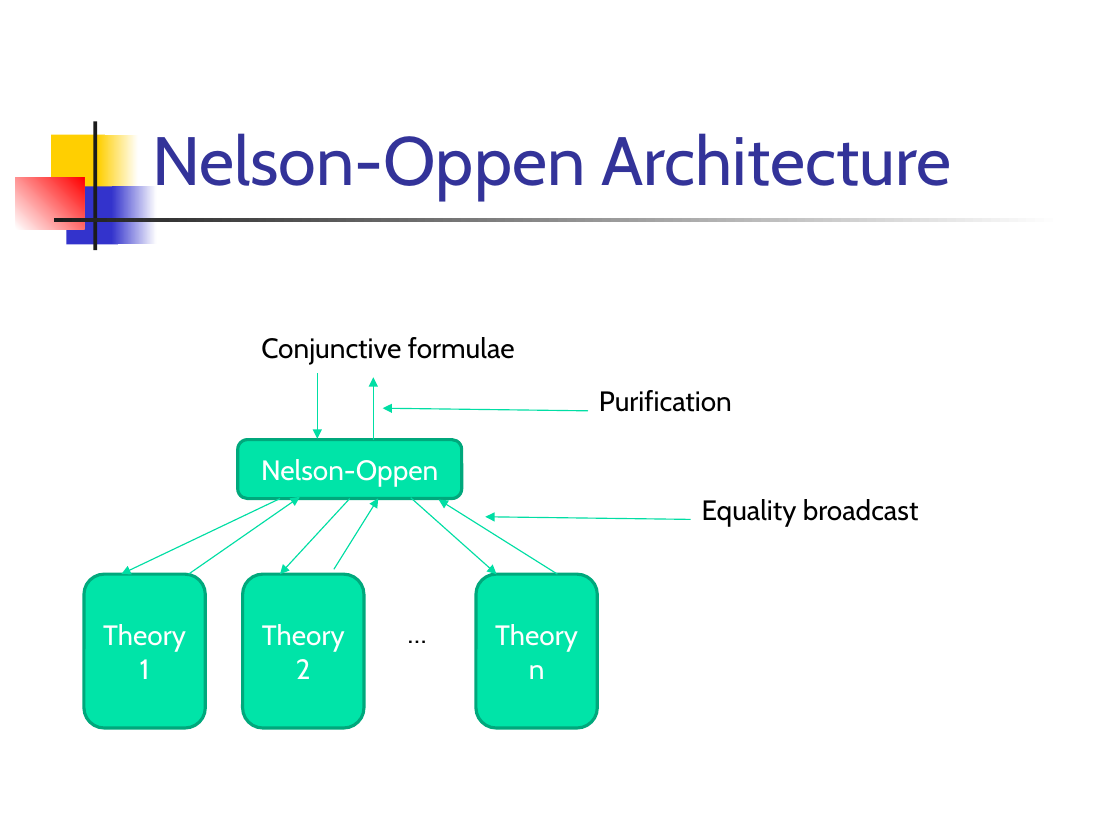
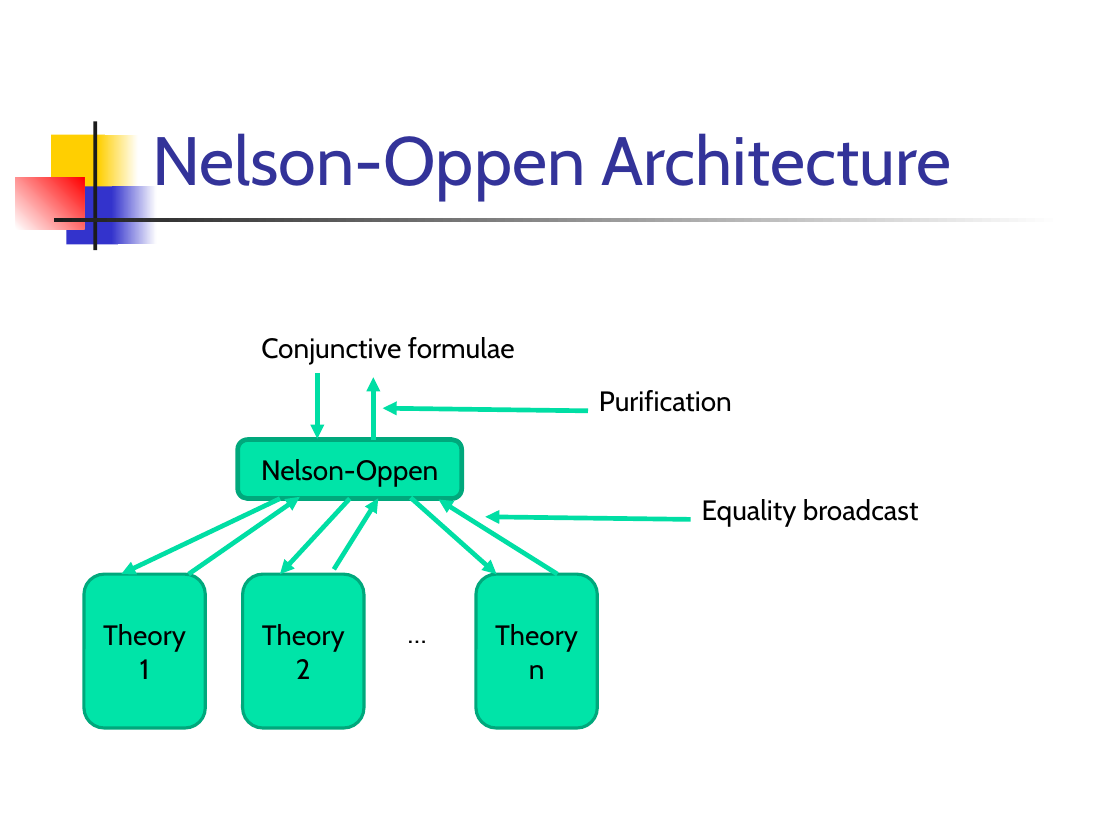
Before and after one commit to csslab-ustc/csslab-ustc.github.io, a slide deck: slide 11 of courses/theory/slides/lec14-nelson.pptx. Drawn at 1120x840 pixels with LibreOffice and Linux fonts; fonts in the diff are those of the drawing. Boxes give left, top, right and bottom in pixels: in the first picture for what was removed or moved away, otherwise in the second. Text is boxed around its words. In the diff, an @@ line names an element or a change of style, - is before the commit and + after.

```diff
--- a/courses/theory/slides/lec14-nelson.pptx
+++ b/courses/theory/slides/lec14-nelson.pptx
@@ arrow (317, 373) - (317, 439): stroke #00DFA4 0.75 pt to #00DFA4 3 pt @@
@@ arrow (373, 440) - (373, 377): stroke #00DFA4 0.75 pt to #00DFA4 3 pt @@
@@ arrow (588, 411) - (383, 408): stroke #00DFA4 0.75 pt to #00DFA4 3 pt @@
@@ rounded rectangle "Nelson-Oppen" at box(237, 440, 461, 500): text colour #FFFFFF to #000000; outline #00A97C 2 pt to #00A97C 3 pt @@
@@ arrow (280, 498) - (121, 575): stroke #00DFA4 0.75 pt to #00DFA4 3 pt @@
@@ arrow (188, 575) - (300, 497): stroke #00DFA4 0.75 pt to #00DFA4 3 pt @@
@@ arrow (349, 498) - (280, 575): stroke #00DFA4 0.75 pt to #00DFA4 3 pt @@
@@ arrow (334, 569) - (379, 498): stroke #00DFA4 0.75 pt to #00DFA4 3 pt @@
@@ arrow (411, 497) - (496, 575): stroke #00DFA4 0.75 pt to #00DFA4 3 pt @@
@@ arrow (558, 575) - (439, 500): stroke #00DFA4 0.75 pt to #00DFA4 3 pt @@
@@ arrow (691, 520) - (485, 516): stroke #00DFA4 0.75 pt to #00DFA4 3 pt @@
@@ text colour #FFFFFF to #000000 in 3 elements at box(84, 575, 205, 728), box(243, 575, 364, 728), box(476, 575, 597, 728) @@
```
Also in this commit, not shown: 6 other slides changed, 6 other files.
